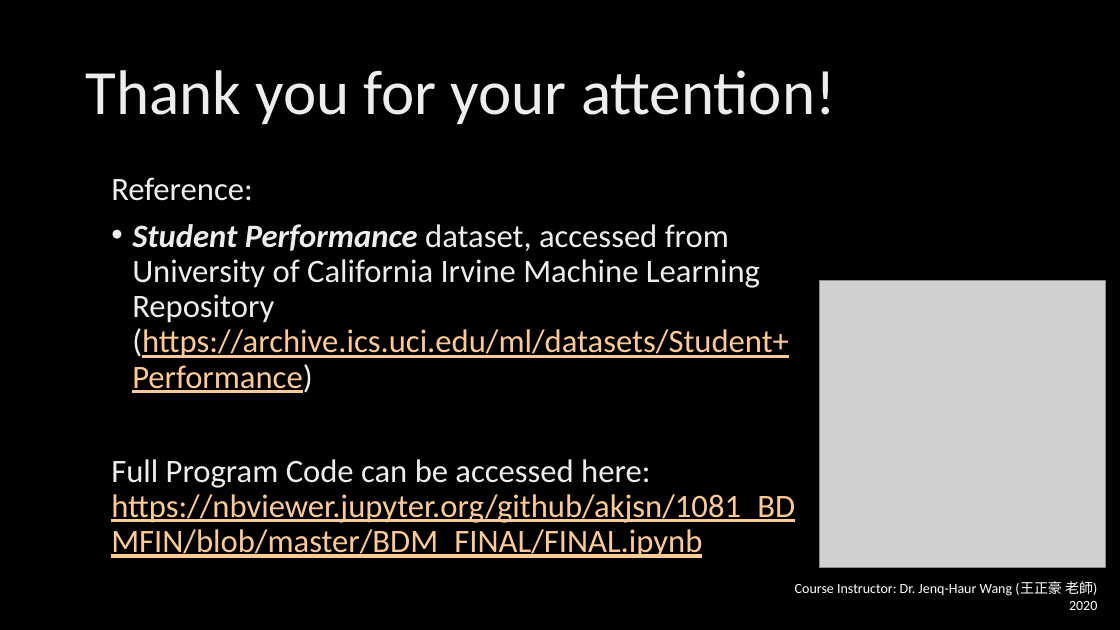
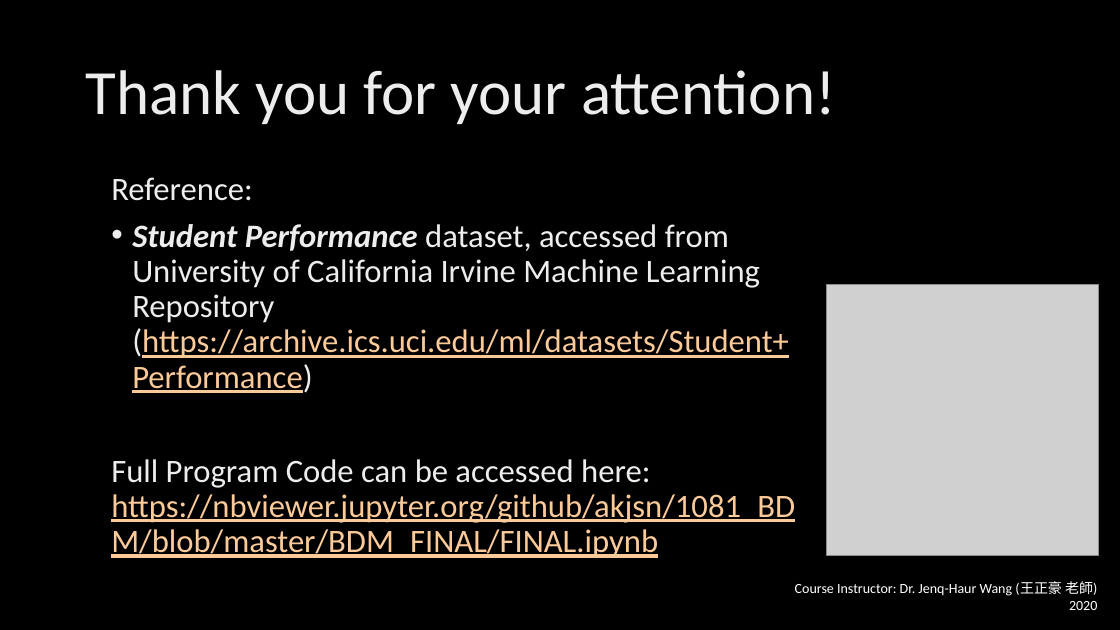
Before and after one commit to akjsn/1081_BDM, a slide deck: slide 17 of BDM_FINAL/report.pptx. Drawn at 1120x630 pixels with LibreOffice and Linux fonts; fonts in the diff are those of the drawing; grey boxes stand for pictures; background and template pictures are left out. Boxes give left, top, right and bottom in pixels: in the first picture for what was removed or moved away, otherwise in the second. Text is boxed around its words. In the diff, an @@ line names an element or a change of style, - is before the commit and + after.

Commit message:
edit ppt

```diff
--- a/BDM_FINAL/report.pptx
+++ b/BDM_FINAL/report.pptx
@@ picture: place and size @@
-picture at <box>819,281,1106,568</box>
+picture at <box>827,285,1098,555</box>
@@ text at <box>111,459,795,558</box>: text changed @@
-Full Program Code can be accessed here: https://nbviewer.jupyter.org/github/akjsn/1081_BDMFIN/blob/master/BDM_FINAL/FINAL.ipynb
+Full Program Code can be accessed here: https://nbviewer.jupyter.org/github/akjsn/1081_BDM/blob/master/BDM_FINAL/FINAL.ipynb
```
Also in this commit, not shown: 1 other slide changed.
